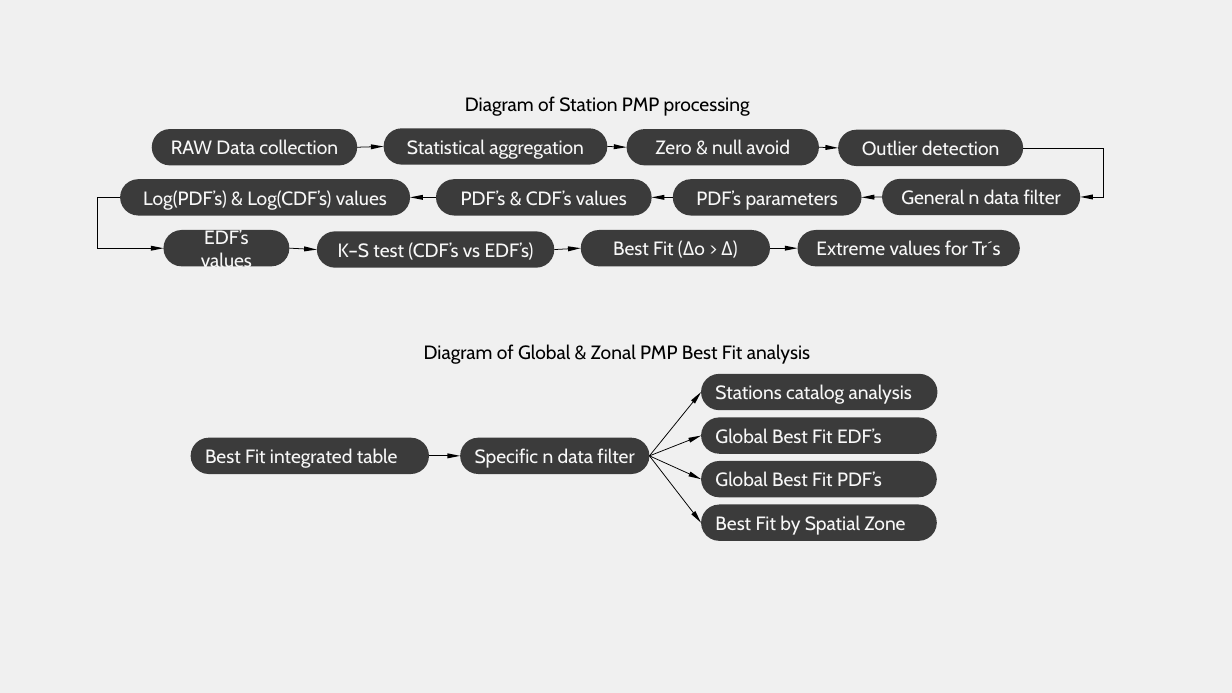
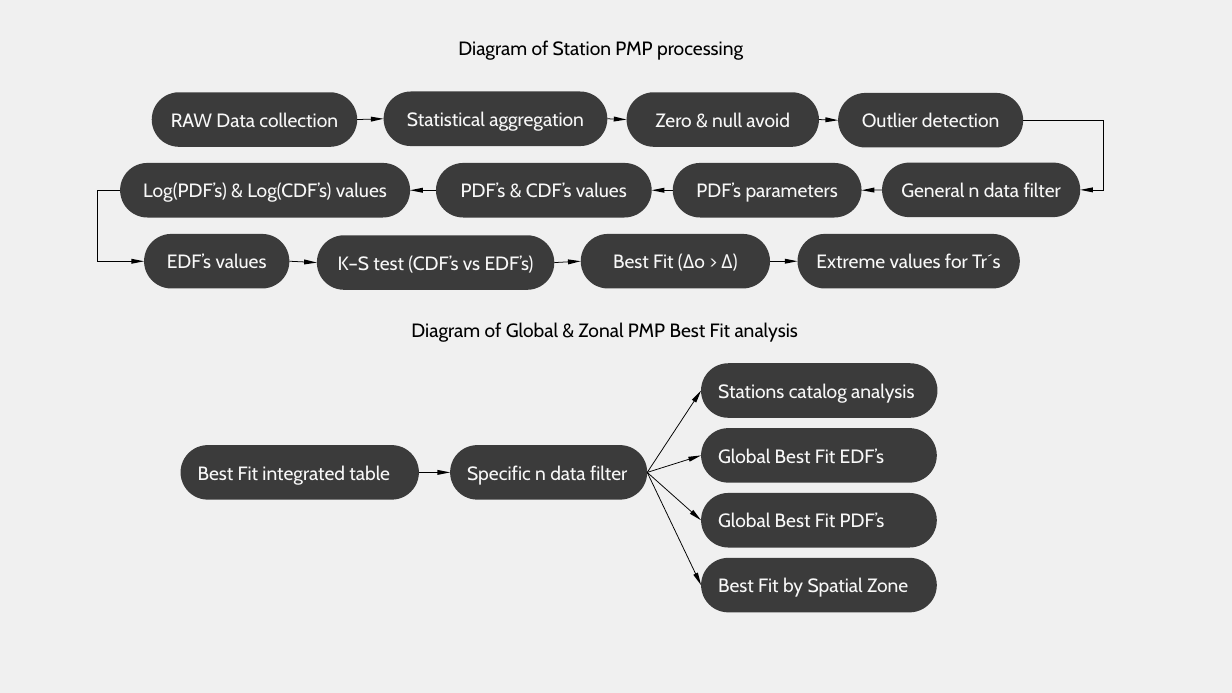
Before and after one commit to rcfdtools/R.HydroTools, a slide deck: slide 1 of tool/PMP/temp/diagram.pptx. Drawn at 1232x693 pixels with LibreOffice and Linux fonts; fonts in the diff are those of the drawing. Boxes give left, top, right and bottom in pixels: in the first picture for what was removed or moved away, otherwise in the second. Text is boxed around its words. In the diff, an @@ line names an element or a change of style, - is before the commit and + after.

```diff
--- a/tool/PMP/temp/diagram.pptx
+++ b/tool/PMP/temp/diagram.pptx
@@ text "Diagram of Station PMP processing": place and size @@
-text "Diagram of Station PMP processing" at bbox=[465, 96, 750, 116]
+text "Diagram of Station PMP processing" at bbox=[458, 40, 743, 60]
@@ rounded rectangle "RAW Data collection": place and size @@
-rounded rectangle "RAW Data collection" at bbox=[152, 129, 357, 165]
+rounded rectangle "RAW Data collection" at bbox=[152, 92, 357, 147]
@@ rounded rectangle "Statistical aggregation": place and size @@
-rounded rectangle "Statistical aggregation" at bbox=[384, 128, 607, 165]
+rounded rectangle "Statistical aggregation" at bbox=[384, 91, 607, 146]
@@ rounded rectangle "Zero & null avoid": place and size @@
-rounded rectangle "Zero & null avoid" at bbox=[627, 129, 819, 165]
+rounded rectangle "Zero & null avoid" at bbox=[627, 92, 819, 147]
@@ 3 arrows: place and size @@
-3 arrows at bbox=[358, 147, 838, 148]
+3 arrows at bbox=[358, 119, 838, 120]
@@ rounded rectangle "Outlier detection": place and size @@
-rounded rectangle "Outlier detection" at bbox=[838, 129, 1023, 165]
+rounded rectangle "Outlier detection" at bbox=[838, 93, 1023, 148]
@@ elbow arrow moved from (1023, 148) - (1080, 197) to (1023, 120) - (1080, 190) @@
@@ rounded rectangle "Log(PDF’s) & Log(CDF’s) values": place and size @@
-rounded rectangle "Log(PDF’s) & Log(CDF’s) values" at bbox=[120, 179, 410, 215]
+rounded rectangle "Log(PDF’s) & Log(CDF’s) values" at bbox=[120, 163, 410, 217]
@@ rounded rectangle "PDF’s & CDF’s values": place and size @@
-rounded rectangle "PDF’s & CDF’s values" at bbox=[436, 179, 653, 215]
+rounded rectangle "PDF’s & CDF’s values" at bbox=[436, 163, 653, 217]
@@ rounded rectangle "PDF’s parameters": place and size @@
-rounded rectangle "PDF’s parameters" at bbox=[673, 179, 861, 215]
+rounded rectangle "PDF’s parameters" at bbox=[673, 163, 861, 217]
@@ rounded rectangle "General n data filter": place and size @@
-rounded rectangle "General n data filter" at bbox=[883, 179, 1081, 215]
+rounded rectangle "General n data filter" at bbox=[883, 163, 1081, 217]
@@ elbow arrow moved from (120, 198) - (164, 249) to (120, 190) - (144, 262) @@
@@ arrow moved from (436, 198) - (410, 198) to (436, 190) - (410, 190) @@
@@ arrow moved from (673, 198) - (652, 198) to (673, 190) - (652, 190) @@
@@ arrow moved from (883, 197) - (861, 198) to (883, 190) - (861, 190) @@
@@ rounded rectangle "EDF’s values": place and size @@
-rounded rectangle "EDF’s values" at bbox=[164, 230, 289, 266]
+rounded rectangle "EDF’s values" at bbox=[144, 234, 289, 288]
@@ rounded rectangle "K–S test (CDF’s vs EDF’s)": place and size @@
-rounded rectangle "K–S test (CDF’s vs EDF’s)" at bbox=[317, 231, 555, 267]
+rounded rectangle "K–S test (CDF’s vs EDF’s)" at bbox=[317, 236, 555, 290]
@@ rounded rectangle "Best Fit (Δo > Δ)": place and size @@
-rounded rectangle "Best Fit (Δo > Δ)" at bbox=[581, 230, 771, 266]
+rounded rectangle "Best Fit (Δo > Δ)" at bbox=[581, 234, 771, 288]
@@ rounded rectangle "Extreme values for Tr´s": place and size @@
-rounded rectangle "Extreme values for Tr´s" at bbox=[798, 230, 1020, 266]
+rounded rectangle "Extreme values for Tr´s" at bbox=[798, 234, 1020, 288]
@@ 3 arrows: place and size @@
-3 arrows at bbox=[289, 249, 798, 250]
+3 arrows at bbox=[289, 262, 798, 262]
@@ text "Diagram of Global & Zonal ...": place and size @@
-text "Diagram of Global & Zonal ..." at bbox=[424, 344, 810, 364]
+text "Diagram of Global & Zonal ..." at bbox=[411, 322, 798, 342]
@@ rounded rectangle "Stations catalog analysis": place and size @@
-rounded rectangle "Stations catalog analysis" at bbox=[701, 374, 938, 410]
+rounded rectangle "Stations catalog analysis" at bbox=[701, 363, 938, 418]
@@ arrow moved from (650, 456) - (701, 392) to (647, 472) - (701, 391) @@
@@ rounded rectangle "Best Fit integrated table": place and size @@
-rounded rectangle "Best Fit integrated table" at bbox=[190, 438, 429, 474]
+rounded rectangle "Best Fit integrated table" at bbox=[180, 445, 419, 500]
@@ rounded rectangle "Specific n data filter": place and size @@
-rounded rectangle "Specific n data filter" at bbox=[460, 438, 650, 474]
+rounded rectangle "Specific n data filter" at bbox=[450, 445, 647, 500]
@@ rounded rectangle "Global Best Fit EDF’s": place and size @@
-rounded rectangle "Global Best Fit EDF’s" at bbox=[701, 418, 937, 454]
+rounded rectangle "Global Best Fit EDF’s" at bbox=[701, 428, 937, 482]
@@ arrow moved from (429, 456) - (460, 456) to (419, 472) - (450, 472) @@
@@ arrow moved from (650, 456) - (701, 435) to (647, 472) - (701, 456) @@
@@ arrow moved from (650, 456) - (701, 480) to (647, 472) - (701, 520) @@
@@ arrow moved from (650, 456) - (701, 523) to (647, 472) - (701, 585) @@
@@ rounded rectangle "Global Best Fit PDF’s": place and size @@
-rounded rectangle "Global Best Fit PDF’s" at bbox=[701, 461, 937, 497]
+rounded rectangle "Global Best Fit PDF’s" at bbox=[701, 494, 937, 548]
@@ rounded rectangle "Best Fit by Spatial Zone": place and size @@
-rounded rectangle "Best Fit by Spatial Zone" at bbox=[701, 505, 937, 541]
+rounded rectangle "Best Fit by Spatial Zone" at bbox=[701, 558, 937, 613]
```
Also in this commit, not shown: 1 other slide changed, 11 other files.
